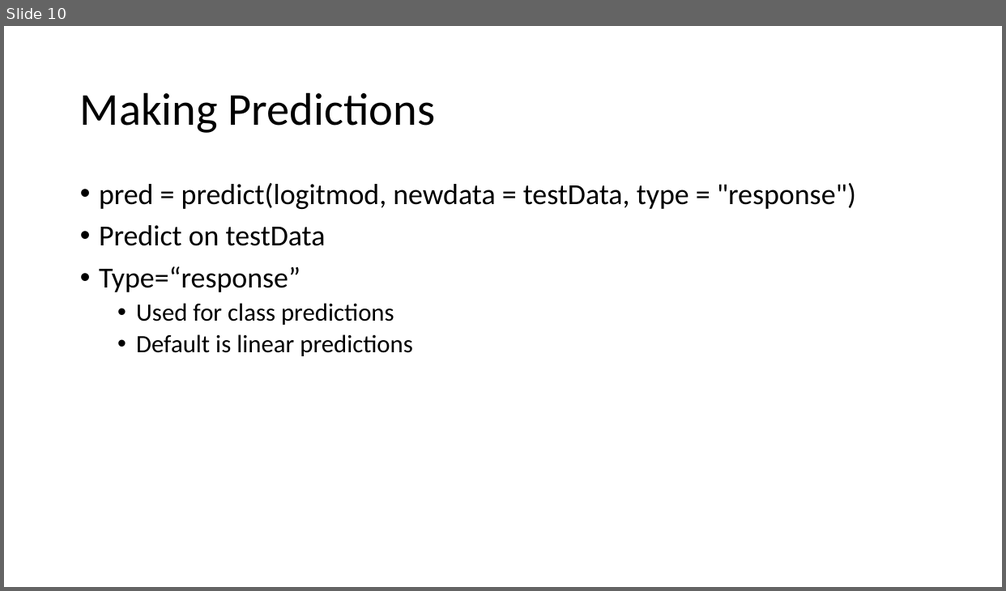
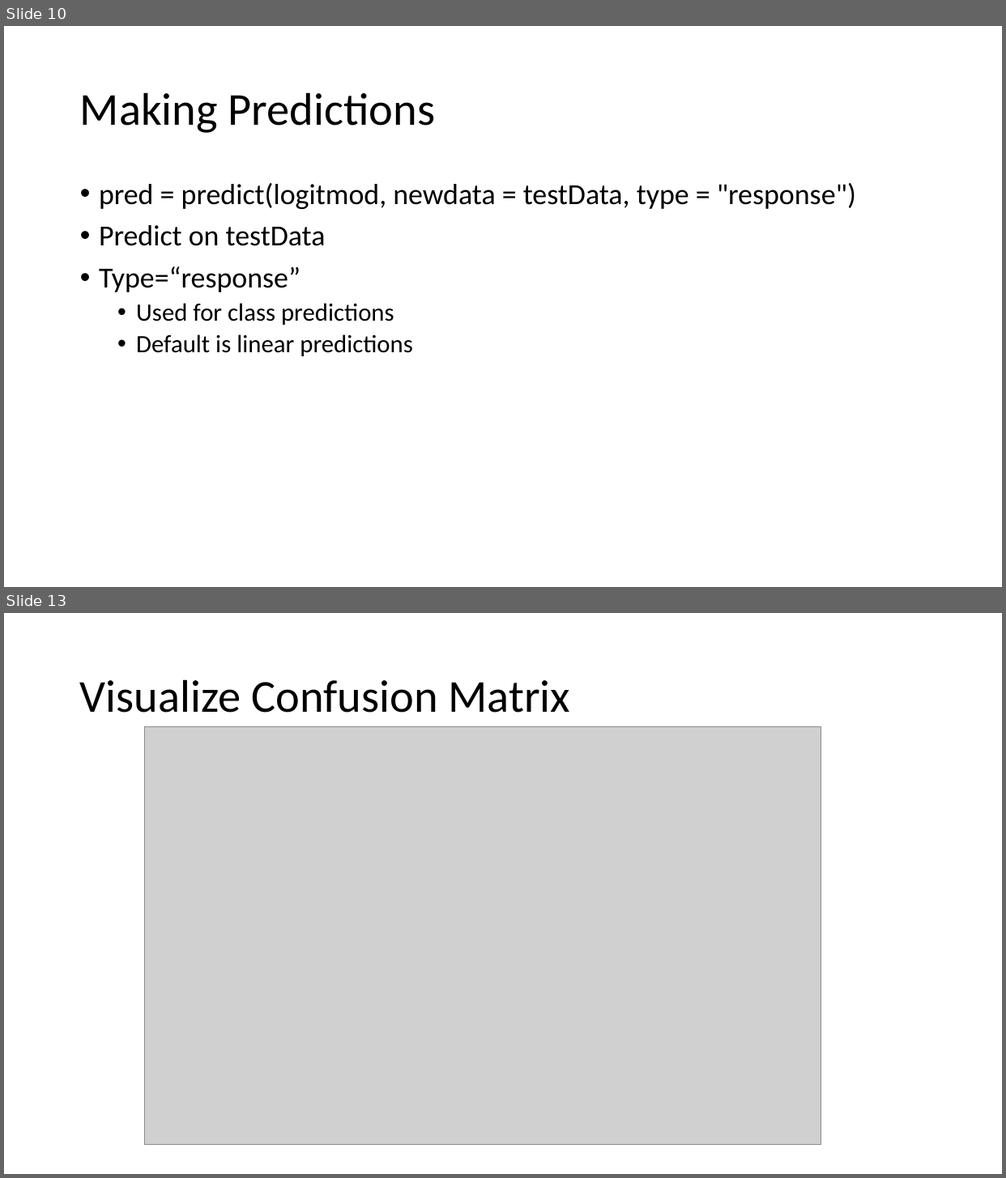
Before and after one commit to dlumian/R_Intro_Fall_2022, a slide deck: supplemental_topics/regression/Logisitic_Regression_Breast_Cancer.pptx. Shown one above the other, each under a label of ours: slide 10 before the commit, slides 10 and 13 after it; the slides between them are not shown. The pictures are 1006x591 and 1006x1178 pixels, drawn with LibreOffice and Linux fonts; fonts in the diff are those of the drawing; grey boxes stand for pictures. Boxes give left, top, right and bottom in pixels: in the first picture for what was removed or moved away, otherwise in the second. Text is boxed around its words. In the diff, an @@ line names an element or a change of style, - is before the commit and + after.

```diff
--- a/supplemental_topics/regression/Logisitic_Regression_Breast_Cancer.pptx
+++ b/supplemental_topics/regression/Logisitic_Regression_Breast_Cancer.pptx
@@ slide 13 added at bbox=[4, 613, 1002, 1174], background #FFFFFF @@
@@ title added at bbox=[80, 679, 571, 713], 44 pt, text #000000 @@
+Visualize Confusion Matrix
@@ picture added at bbox=[144, 726, 820, 1144] @@
```
Also in this commit, not shown: 1 slide changed, 2 other slides added, 6 other files.
